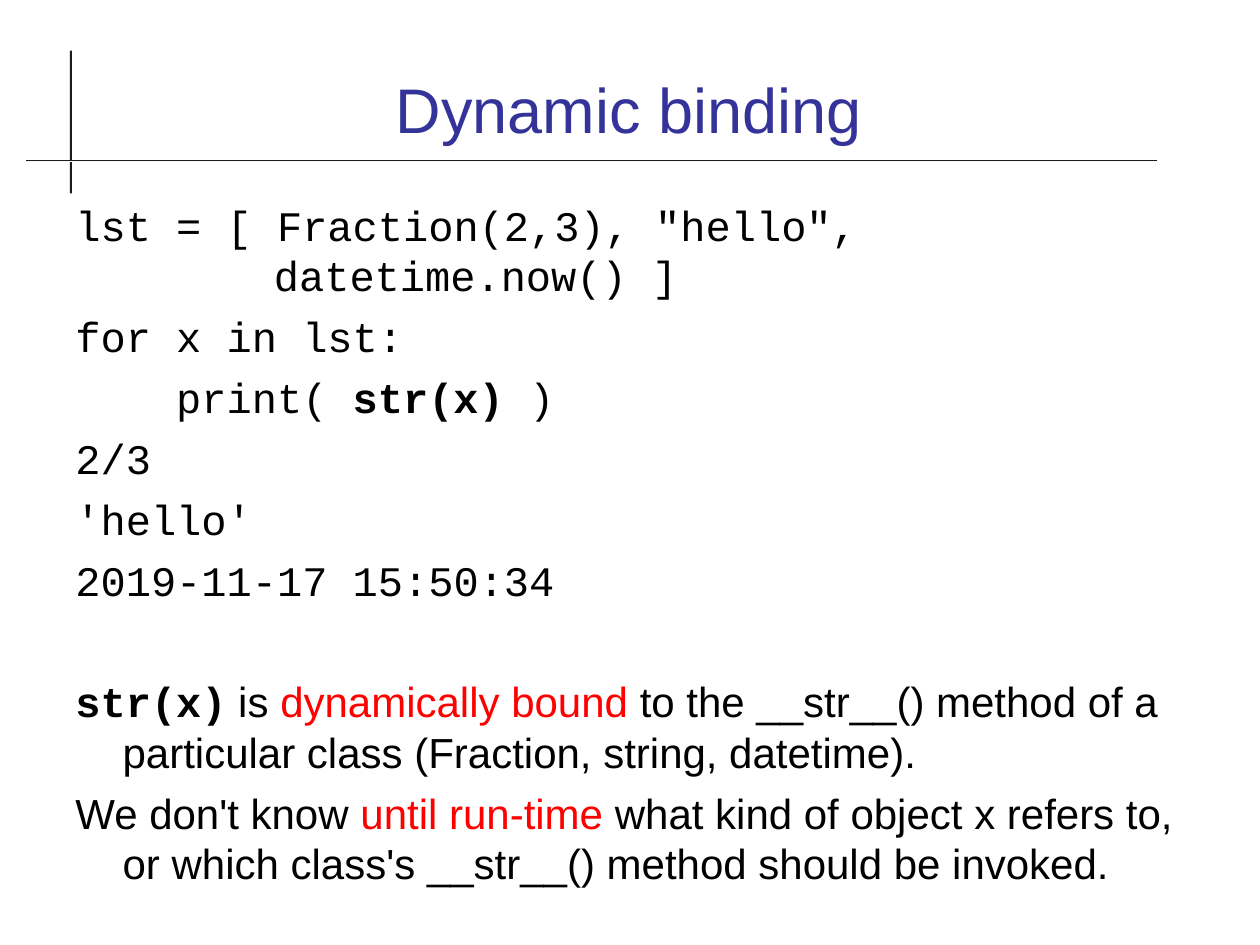
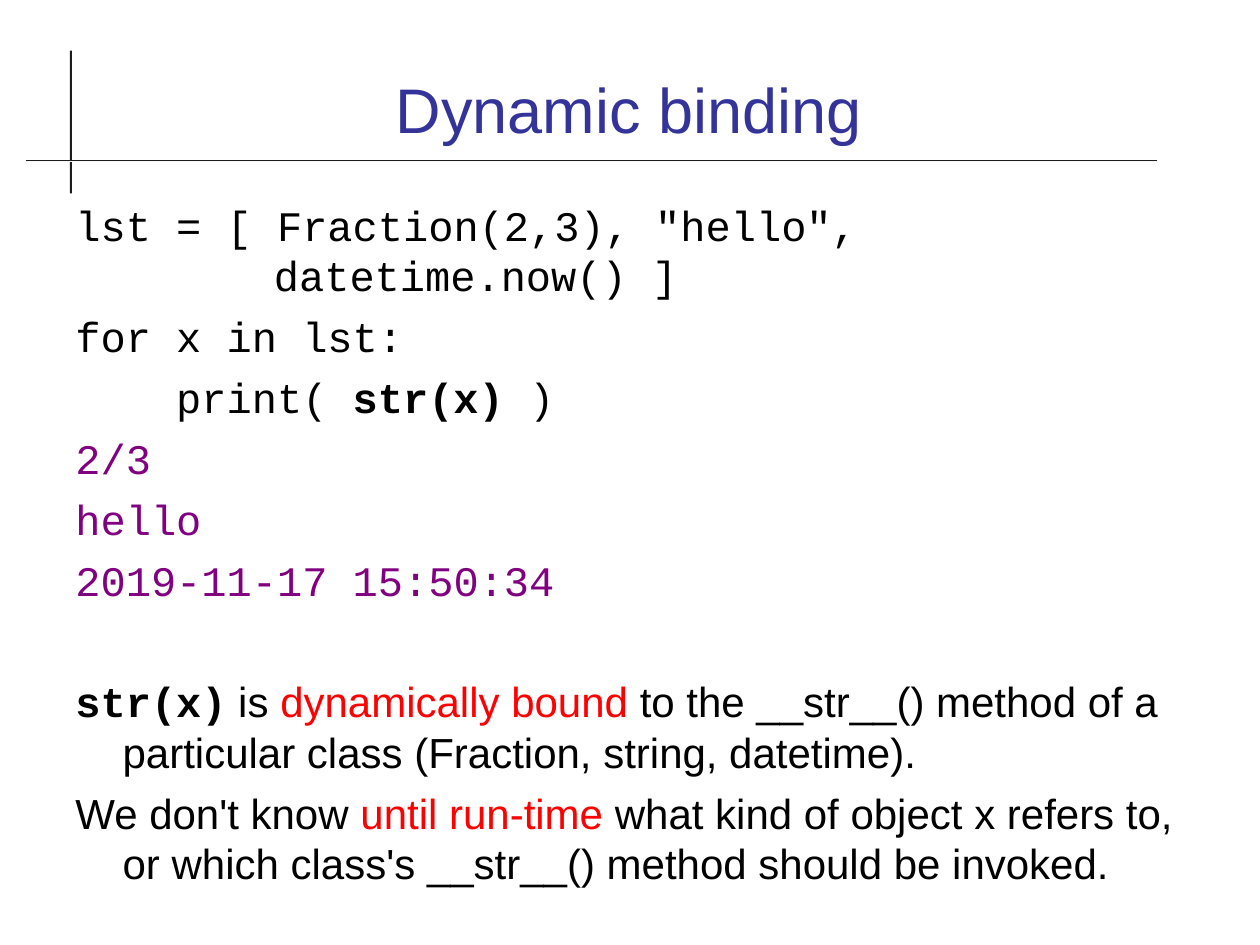
Before and after one commit to cpske/ISP, a slide deck: slide 9 of code-quality/Type-Checking.odp. Drawn at 1260x945 pixels with LibreOffice and Linux fonts; fonts in the diff are those of the drawing. Boxes give left, top, right and bottom in pixels: in the first picture for what was removed or moved away, otherwise in the second. Text is boxed around its words. In the diff, an @@ line names an element or a change of style, - is before the commit and + after.

```diff
--- a/code-quality/Type-Checking.odp
+++ b/code-quality/Type-Checking.odp
@@ text at bbox=[75, 443, 555, 597]: text colour #000000 to #800080 in "2/3", "2019-11-17 15:50:34" @@
@@ text at bbox=[75, 504, 201, 536]: text changed; text colour #000000 to #800080 @@
-'hello'
+hello
```
Also in this commit, not shown: 9 other slides changed, 1 other file.
